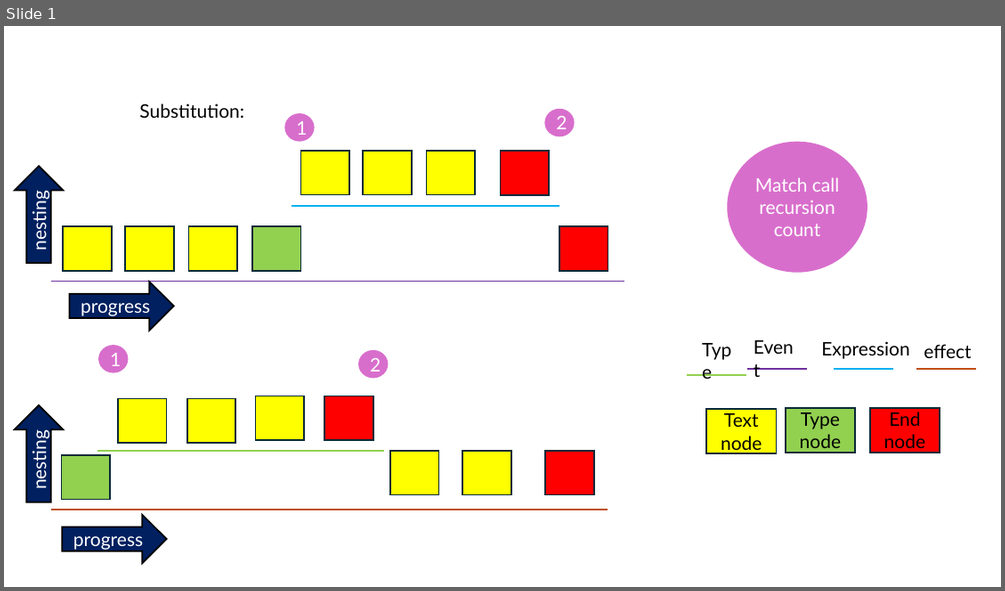
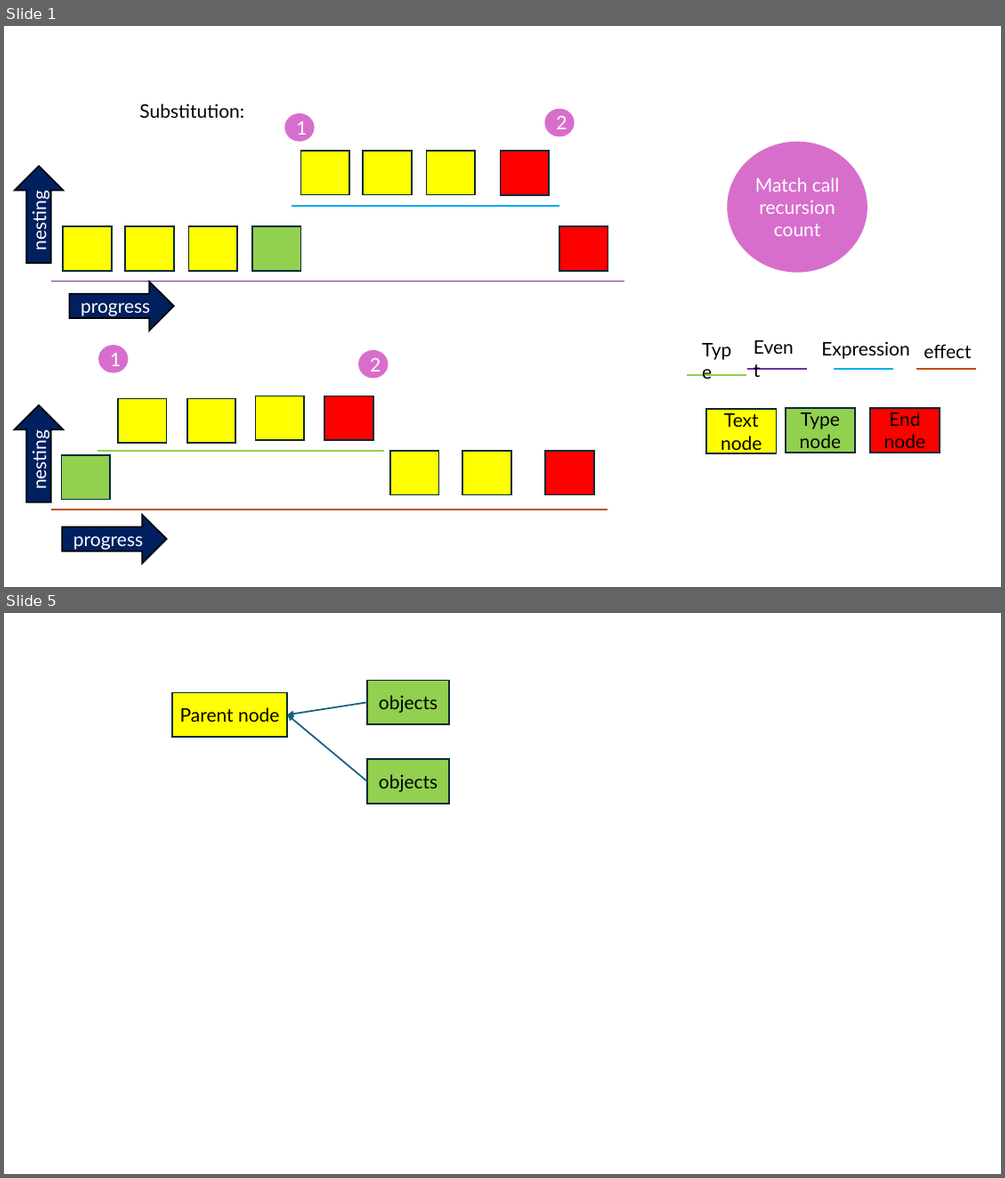
Before and after one commit to Realiste1/IntelliSkript, a slide deck: documentation/documentation.pptx. Shown one above the other, each under a label of ours: slide 1 before the commit, slides 1 and 5 after it; the slides between them are not shown. The pictures are 1005x591 and 1005x1178 pixels, drawn with LibreOffice and Linux fonts; fonts in the diff are those of the drawing. Boxes give left, top, right and bottom in pixels: in the first picture for what was removed or moved away, otherwise in the second. Text is boxed around its words. In the diff, an @@ line names an element or a change of style, - is before the commit and + after.

```diff
--- a/documentation/documentation.pptx
+++ b/documentation/documentation.pptx
@@ slide 5 added at (4, 613, 1001, 1174), background #FFFFFF @@
@@ rectangle added at (172, 692, 287, 737), fill #FFFF00, outline #092A39 1.5 pt, 18 pt, text #000000 @@
+Parent node
@@ rectangle added at (367, 681, 450, 724), fill #92D050, outline #092A39 1.5 pt, 18 pt, text #000000 @@
+objects
@@ arrow added from (367, 702) to (287, 714), #156082 1.5 pt @@
@@ arrow added from (367, 781) to (287, 714), #156082 1.5 pt @@
@@ rectangle added at (367, 760, 450, 803), fill #92D050, outline #092A39 1.5 pt, 18 pt, text #000000 @@
+objects
```
Also in this commit, not shown: 5 other slides added, 12 other files.
